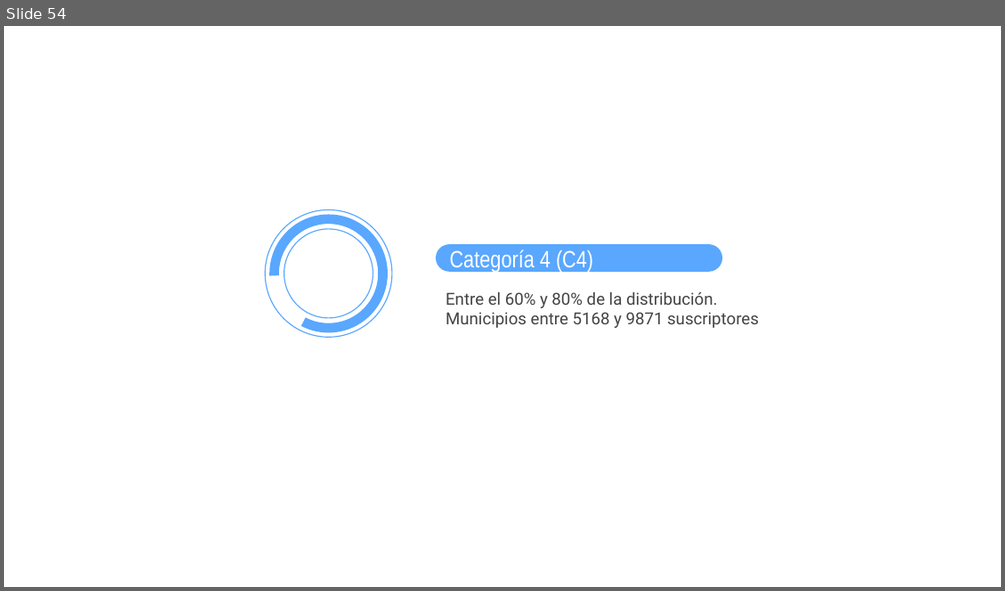
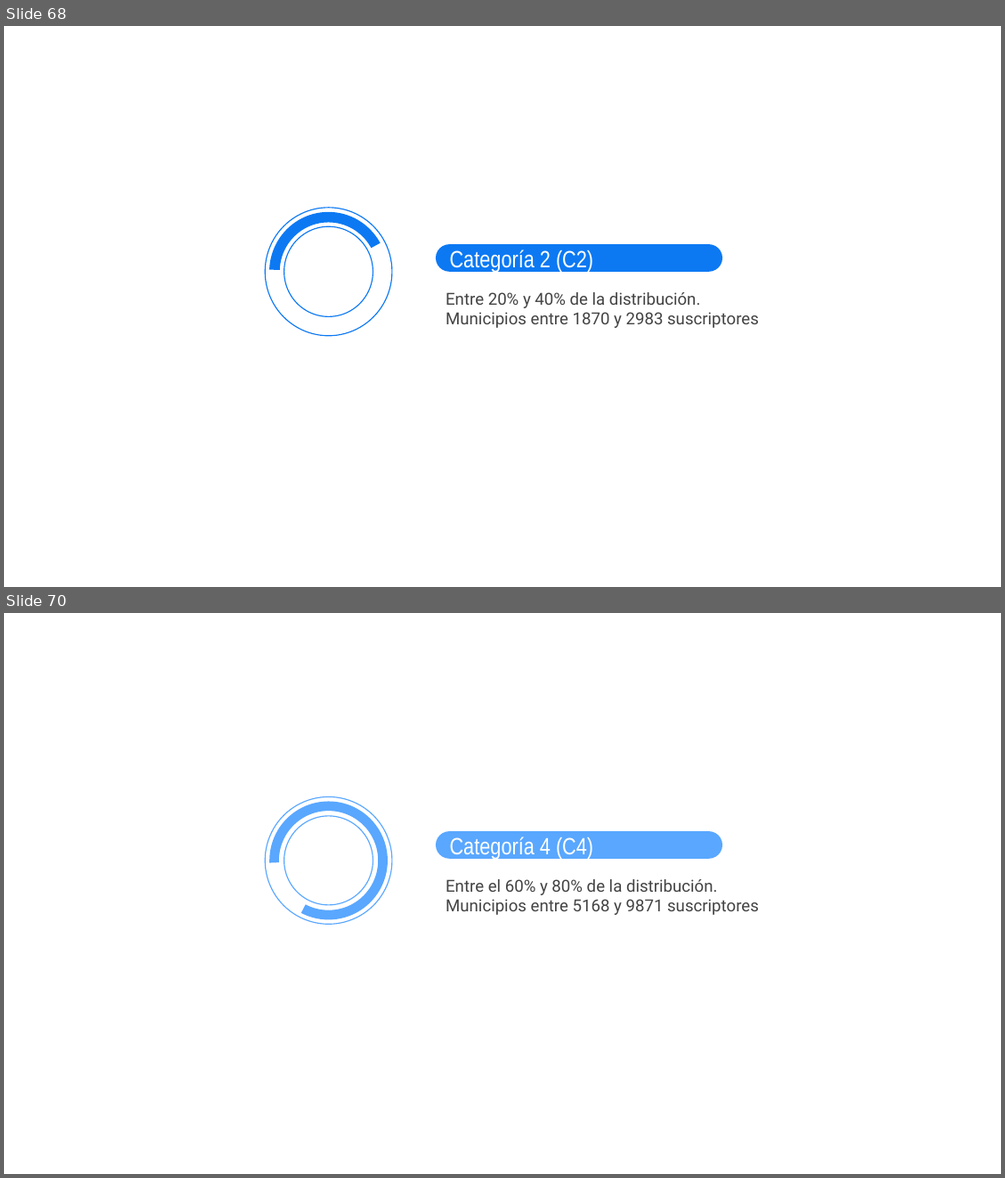
Before and after one commit to jtabordaj/research_eslatina, a slide deck: reporte_estadistico/presentacion/presentacionCategorias/presentation.pptx. Shown one above the other, each under a label of ours: slide 54 before the commit, slides 68 and 70 after it; the slides between them are not shown. The pictures are 1005x591 and 1005x1178 pixels, drawn with LibreOffice and Linux fonts; fonts in the diff are those of the drawing. Boxes give left, top, right and bottom in pixels: in the first picture for what was removed or moved away, otherwise in the second. Text is boxed around its words. In the diff, an @@ line names an element or a change of style, - is before the commit and + after.

```diff
--- a/reporte_estadistico/presentacion/presentacionCategorias/presentation.pptx
+++ b/reporte_estadistico/presentacion/presentacionCategorias/presentation.pptx
@@ slide 68 added at [4,26,1001,587], background #FFFFFF @@
@@ donut added at [265,208,392,336], outline #0C79F3 0.75 pt @@
@@ arch (boxed as its full ring) added at [269,211,388,331], fill #0C79F3 @@
@@ rounded rectangle added at [436,244,723,272], fill #0C79F3, 17 pt, text #FFFFFF @@
+Categoría 2 (C2)
@@ text added at [445,292,759,328], 12 pt, text #434343 @@
+Entre 20% y 40% de la distribución. Municipios entre 1870 y 2983 suscriptores
@@ what was slide 54 is now slide 70 @@
```
Also in this commit, not shown: 2 slides changed, 16 other slides added, 22 other files.
